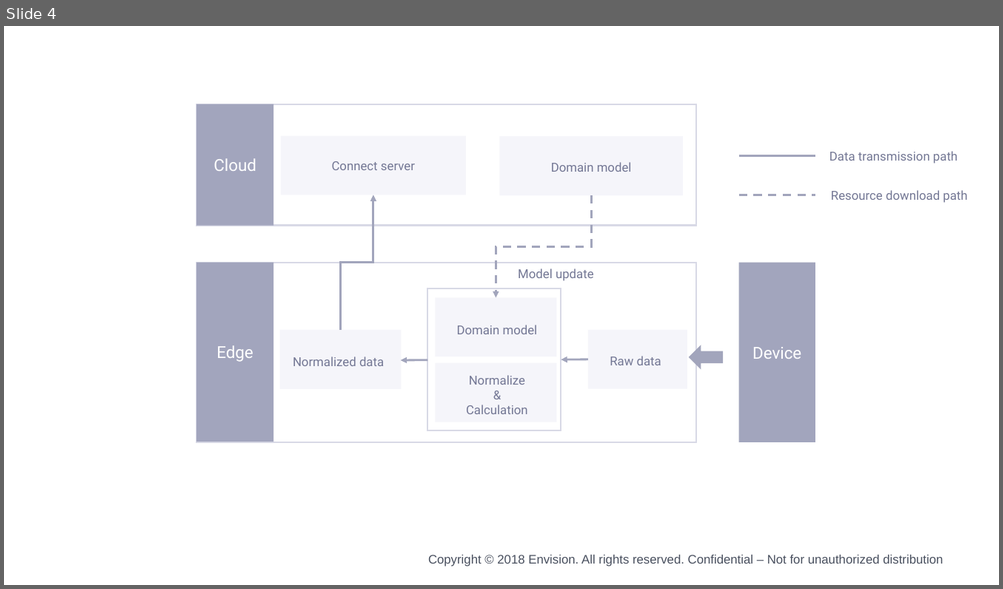
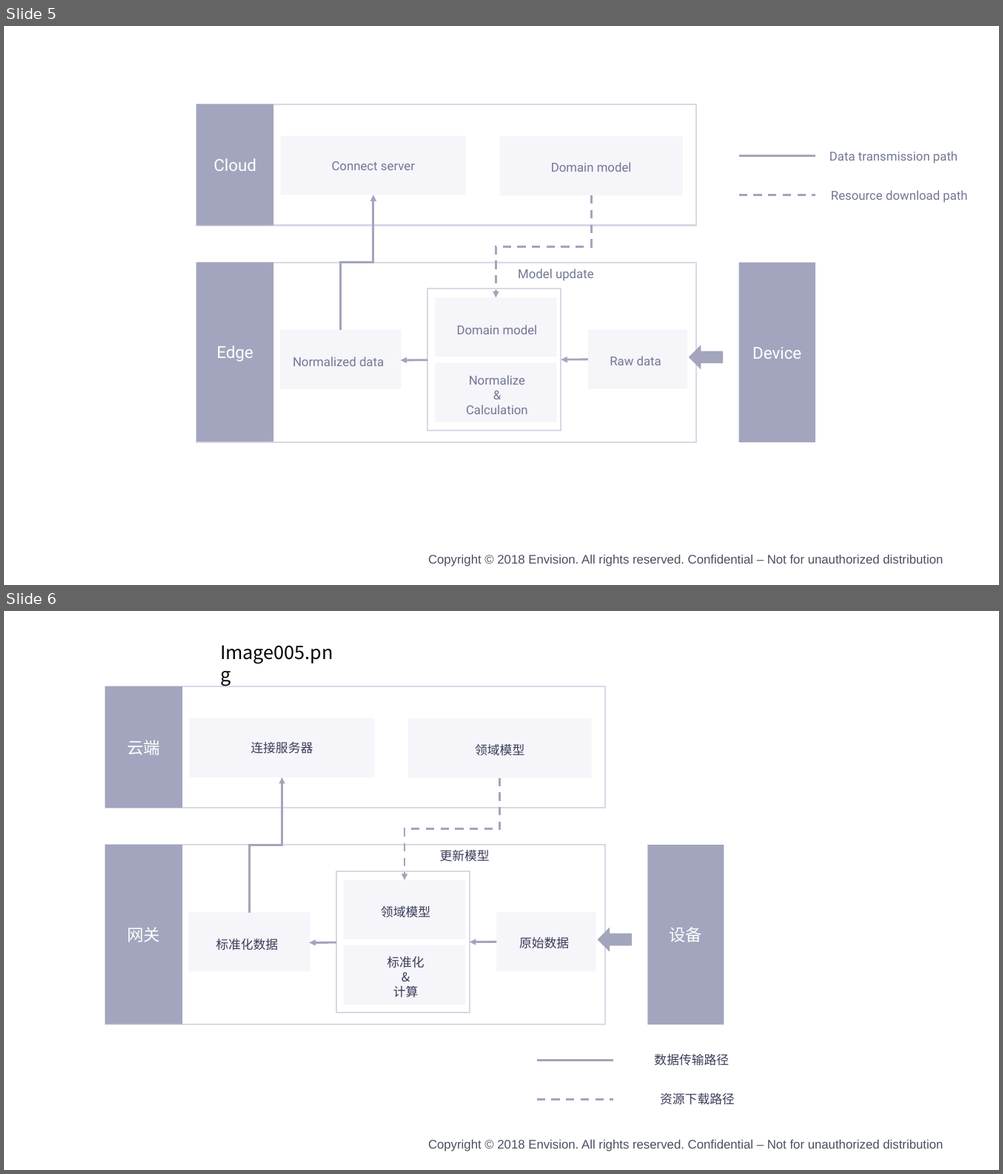
Before and after one commit to EnvisionDoc/enos_edge_zh, a slide deck: media/edge.pptx. Shown one above the other, each under a label of ours: slide 4 before the commit, slides 5 and 6 after it. The pictures are 1003x589 and 1003x1174 pixels, drawn with LibreOffice and Linux fonts; fonts in the diff are those of the drawing; background and template pictures are left out. Boxes give left, top, right and bottom in pixels: in the first picture for what was removed or moved away, otherwise in the second. Text is boxed around its words. In the diff, an @@ line names an element or a change of style, - is before the commit and + after.

```diff
--- a/media/edge.pptx
+++ b/media/edge.pptx
@@ slide 6 added at bbox=[4, 611, 999, 1170], background #FFFFFF; not listed: 1 template element that a slide beside it also shows @@
@@ text added at bbox=[220, 645, 333, 664], 18 pt, text #000000 @@
+Image005.png
@@ group added at bbox=[105, 686, 734, 1105]: 12 rectangles, 9 texts, 2 arrows, 2 elbow arrows, 2 lines, 1 left arrow @@
+连接服务器
+云端
+网关
+设备
+领域模型
+标准化数据
+标准化
+&
+计算
+原始数据
+领域模型
+更新模型
+数据传输路径
+资源下载路径
@@ what was slide 4 is now slide 5 @@
```
Also in this commit, not shown: 2 slides changed, 1 other slide added, 25 other files.
